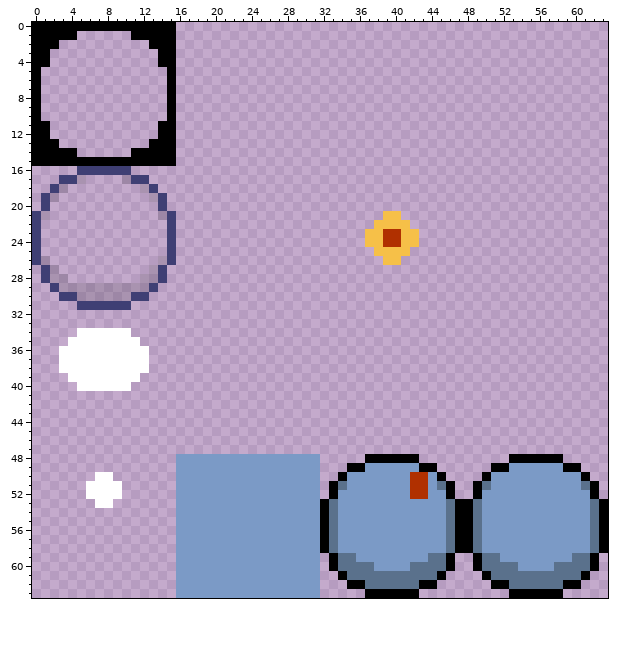
One commit to this pixel-art file: GFX/enemy_ball.aseprite. The picture above is the old version.
64x64 pixels, 1 frame.
After the commit:
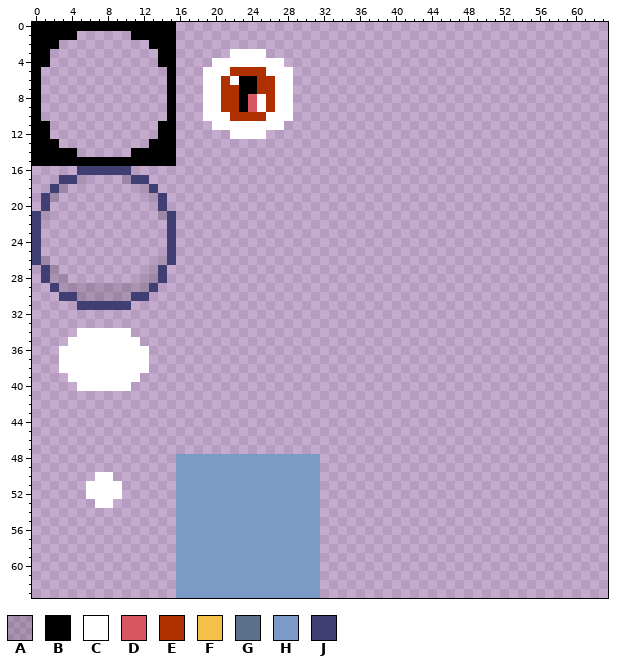
Palette (. is transparent): A #00000023  B #000000  C #ffffff  D #d95763  E #b03000  F #f6c048  G #5a718c  H #7b9ac6  J #3f3f74
Changes in this commit:
Colour B is added in rows 6 to 7 at x 23 to 24; in rows 8 to 9 at x 23.
Colour C is added in row 3 at x 22 to 25; in row 4 at x 20 to 27; in row 5 at x 19 to 21 and 26 to 28; in row 6 at x 19 to 20, 22 and 27 to 28; in row 7 at x 19 to 20 and 27 to 28; in rows 8 to 9 at x 19 to 20, 25 and 27 to 28.
Colour C is added in row 10 at x 19 to 21 and 26 to 28; in row 11 at x 20 to 27; in row 12 at x 22 to 25.
Colour D is added in rows 8 to 9 at x 24.
Colour E is added in row 5 at x 22 to 25; in row 6 at x 21 and 25 to 26; in row 7 at x 21 to 22 and 25 to 26; in rows 8 to 9 at x 21 to 22 and 26; in row 10 at x 22 to 25.
The edit erases colour B in row 48 at x 37 to 42 and 53 to 58; in row 49 at x 35 to 36, 43 to 44, 51 to 52 and 59 to 60; in row 50 at x 34, 45, 50 and 61; in rows 51 to 52 at x 33, 46, 49 and 62; in rows 53 to 58 at x 32, 47 to 48 and 63; in rows 59 to 60 at x 33, 46, 49 and 62.
The edit erases colour B in row 61 at x 34, 45, 50 and 61; in row 62 at x 35 to 36, 43 to 44, 51 to 52 and 59 to 60; in row 63 at x 37 to 42 and 53 to 58.
The edit erases colour E in rows 23 to 24 at x 39 to 40; in rows 50 to 52 at x 42 to 43.
The edit erases colour F in row 21 at x 39 to 40; in row 22 at x 38 to 41; in rows 23 to 24 at x 37 to 38 and 41 to 42; in row 25 at x 38 to 41; in row 26 at x 39 to 40.
The edit erases colour G in row 51 at x 34, 45, 50 and 61; in rows 53 to 58 at x 33, 46, 49 and 62; in row 59 at x 34 to 35, 44 to 45, 50 to 51 and 60 to 61; in row 60 at x 34 to 37, 42 to 45, 50 to 53 and 58 to 61; in row 61 at x 35 to 44 and 51 to 60; in row 62 at x 37 to 42 and 53 to 58.
The edit erases colour H in row 49 at x 37 to 42 and 53 to 58; in rows 50 to 51 at x 35 to 41, 44 and 51 to 60; in row 52 at x 34 to 41, 44 to 45 and 50 to 61; in rows 53 to 58 at x 34 to 45 and 50 to 61; in row 59 at x 36 to 43 and 52 to 59; in row 60 at x 38 to 41 and 54 to 57.
Pixel boxes of the changes (left, top, right, bottom) in both pictures:
added: (203, 49, 293, 139)
erased: (365, 211, 419, 265)
erased: (320, 454, 608, 598)
